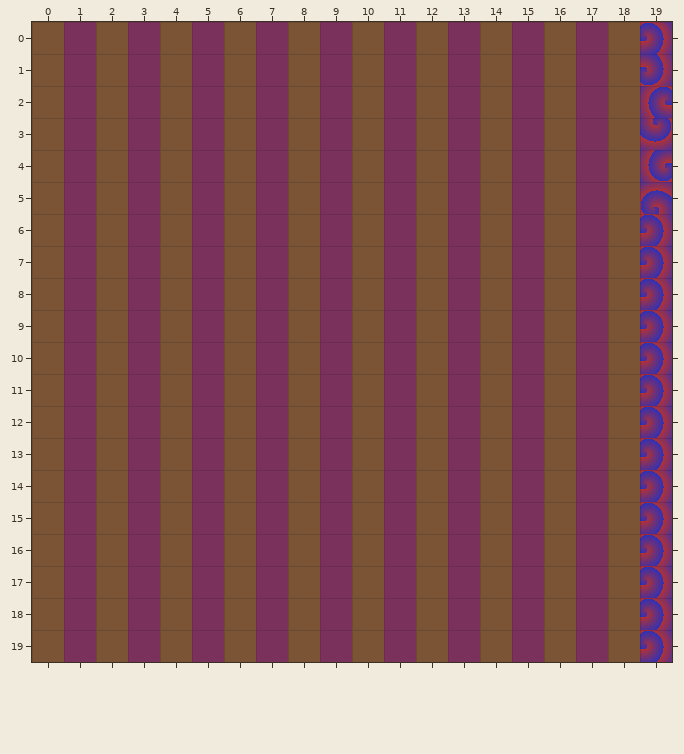
Level history. Tiled map: media/maps/maps/test.tmx. That is the earlier state.
Cells are 32x32 px. Shown: x 0..19, y 0..19.
Once edited:
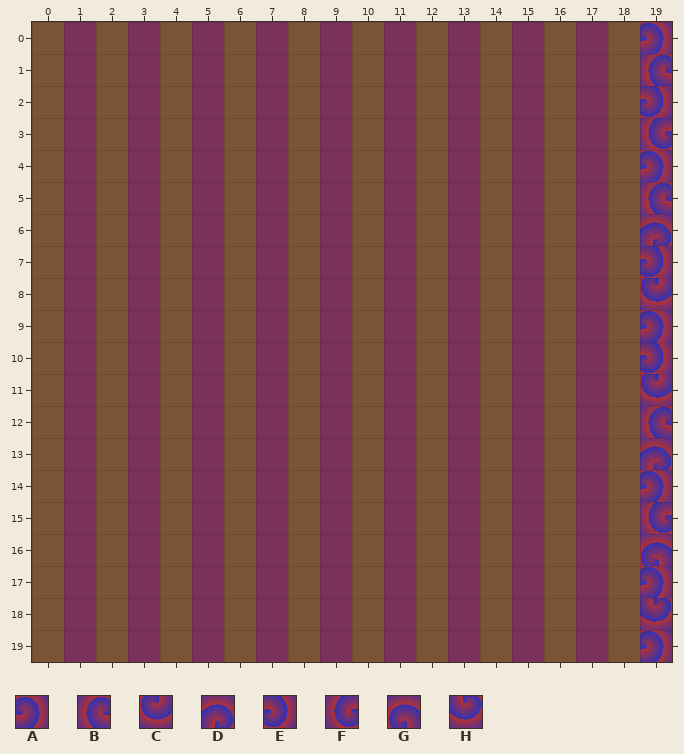
Key: from "Test": A 3 "gradiant", B 3 flipped left-right "gradiant", C 3 flipped on the diagonal "gradiant", D 3 flipped on the other diagonal "gradiant", E 3 flipped up-down "gradiant", F 3 turned 180 "gradiant", G 3 turned 270 "gradiant", H 3 turned 90 "gradiant".
_ is an empty cell, . an unchanged one.
See-through tiles are keyed as they look on the map.
Change:
--- layer "Tile Layer 1"
@@ x 19..19 @@
- 1 E
- 2 B
- 3 H
- 4 F
- 5 G
- 6 A
- 7 A
- 8 A
+ 1 B
+ 2 E
+ 3 F
+ 4 A
+ 5 B
+ 6 D
+ 7 E
+ 8 C
@@ x 19..19 @@
-10 A
-11 A
-12 A
-13 A
+10 E
+11 C
+12 B
+13 D
@@ x 19..19 @@
-15 A
-16 A
+15 F
+16 G
@@ x 19..19 @@
-18 A
+18 H
